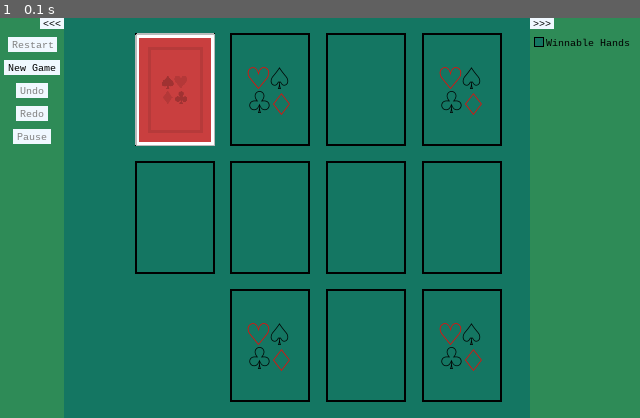
Above: before the commit, frame 1.
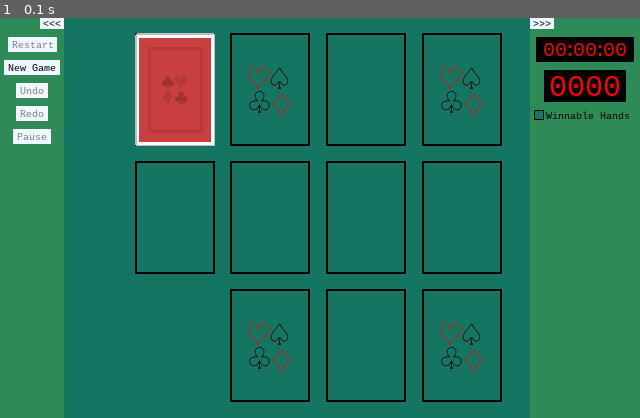
Above: after the commit, the same moment.

Repository: alexetsnyder/OuroborosPython
Game: pygame game, started from Pygame/FourSeasons/game.py
The game is run twice, just before and just after one commit, with the same random seed, the same clock (stepped at 60 frames per second) and the same inputs.
Inputs:
- Up to frame 1 (0.1 s): no input

The runs differ from the first frame. In frame 1, 2.1% of the frame differs, in the area x 83-100%, y 4-26%.

Commit message:
Refactor, and Time and Score Added
Changed it so that  a control called update on all its children, and added a time, and score to the right side bar, and the time runs for the length of the game.

Diff:
--- a/Pygame/FourSeasons/controls.py
+++ b/Pygame/FourSeasons/controls.py
@@ -90,6 +90,10 @@
 		for child in self.children:
 			total_height += child.h
 		return total_height + self.mh
+
+	def update(self):
+		for child in self.children:
+			child.update()
 
 	def draw(self, surface):
 		for control in self.children:
@@ -218,6 +222,7 @@
 
 	def update(self):
 		self.rect.update()
+		super().update()
 
 	def draw(self, surface):
 		self.rect.draw(surface)
@@ -600,8 +605,7 @@
 	disable_btn.set_onclick(toggle_controls_enabled)
 
 	def update():
-		counter_box.update()
-		stop_watch.update()
+		side_bar.update()
 
 	def draw(surface):
 		surface.fill(Color.TEAL_FELT)
--- a/Pygame/FourSeasons/game.py
+++ b/Pygame/FourSeasons/game.py
@@ -65,7 +65,11 @@
 		imp.IMP().add_delegate(events.UserEvent(CustomEvent.REDO_ENABLED).listen(self.on_redo_undo_changed))
 
 	def create_side_bars(self):
-		buttons = []
+		self.create_left_side_bar()
+		self.create_right_side_bar()
+
+	def create_left_side_bar(self):
+		left_controls = []
 		self.restart_btn = controls.Button('Restart', self.restart)
 		self.new_game_btn = controls.Button('New Game', self.new_game)
 		self.undo_btn = controls.Button('Undo', self.undo)
@@ -75,14 +79,22 @@
 		self.undo_btn.set_enabled(False)
 		self.redo_btn.set_enabled(False)
 		self.pause_btn.set_enabled(False)
-		buttons.append(self.restart_btn)
-		buttons.append(self.new_game_btn)
-		buttons.append(self.undo_btn)
-		buttons.append(self.redo_btn)
-		buttons.append(self.pause_btn)
-		self.left_side_bar = controls.SideBar(self.size, WindowSide.LEFT, controls=buttons)
+		left_controls.append(self.restart_btn)
+		left_controls.append(self.new_game_btn)
+		left_controls.append(self.undo_btn)
+		left_controls.append(self.redo_btn)
+		left_controls.append(self.pause_btn)
+		self.left_side_bar = controls.SideBar(self.size, WindowSide.LEFT, controls=left_controls)
+
+	def create_right_side_bar(self):
+		right_controls = []
+		self.stop_watch = controls.StopWatch()
+		self.score_display = controls.CounterBox(4)
 		self.check_box = controls.CheckBox('Winnable Hands', on_checked=self.on_checked)
-		self.right_side_bar = controls.SideBar(self.size, WindowSide.RIGHT, controls=[self.check_box])
+		right_controls.append(self.stop_watch)
+		right_controls.append(self.score_display)
+		right_controls.append(self.check_box)
+		self.right_side_bar = controls.SideBar(self.size, WindowSide.RIGHT, controls=right_controls)
 
 	def new_game(self, event):
 		self.un_pause()
@@ -136,10 +148,12 @@
 		self.pause_text.center_on(self.center)
 
 	def on_pause(self, event):
+		self.stop_watch.stop()
 		self.pause()
 
 	def on_game_over(self, event):
 		imp.IMP().actions.clear()
+		self.stop_watch.stop()
 		self.pause_text.set_text('Winner!')
 		self.pause_text.center_on(self.center)
 		self.pause_btn.set_enabled(False)
@@ -156,6 +170,8 @@
 			self.previous = time.time()
 
 	def un_pause(self):
+		self.stop_watch.reset()
+		self.stop_watch.start()
 		self.pause_text.set_text('Paused!')
 		self.pause_text.center_on(self.center)
 		if self.is_paused:
